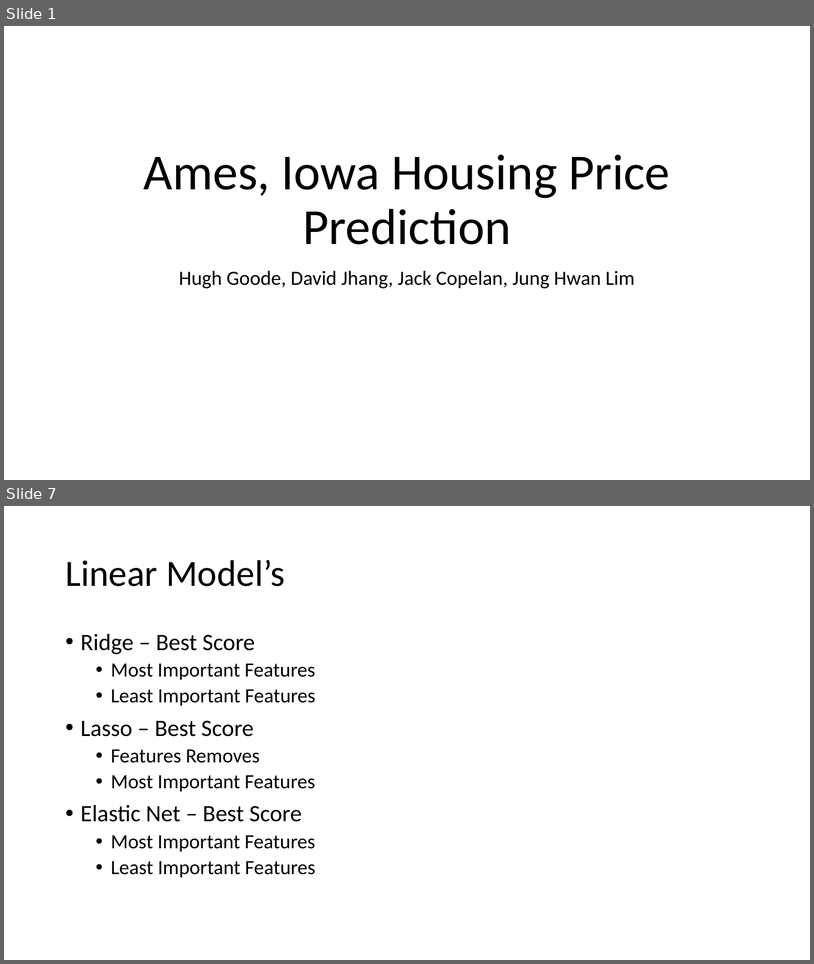
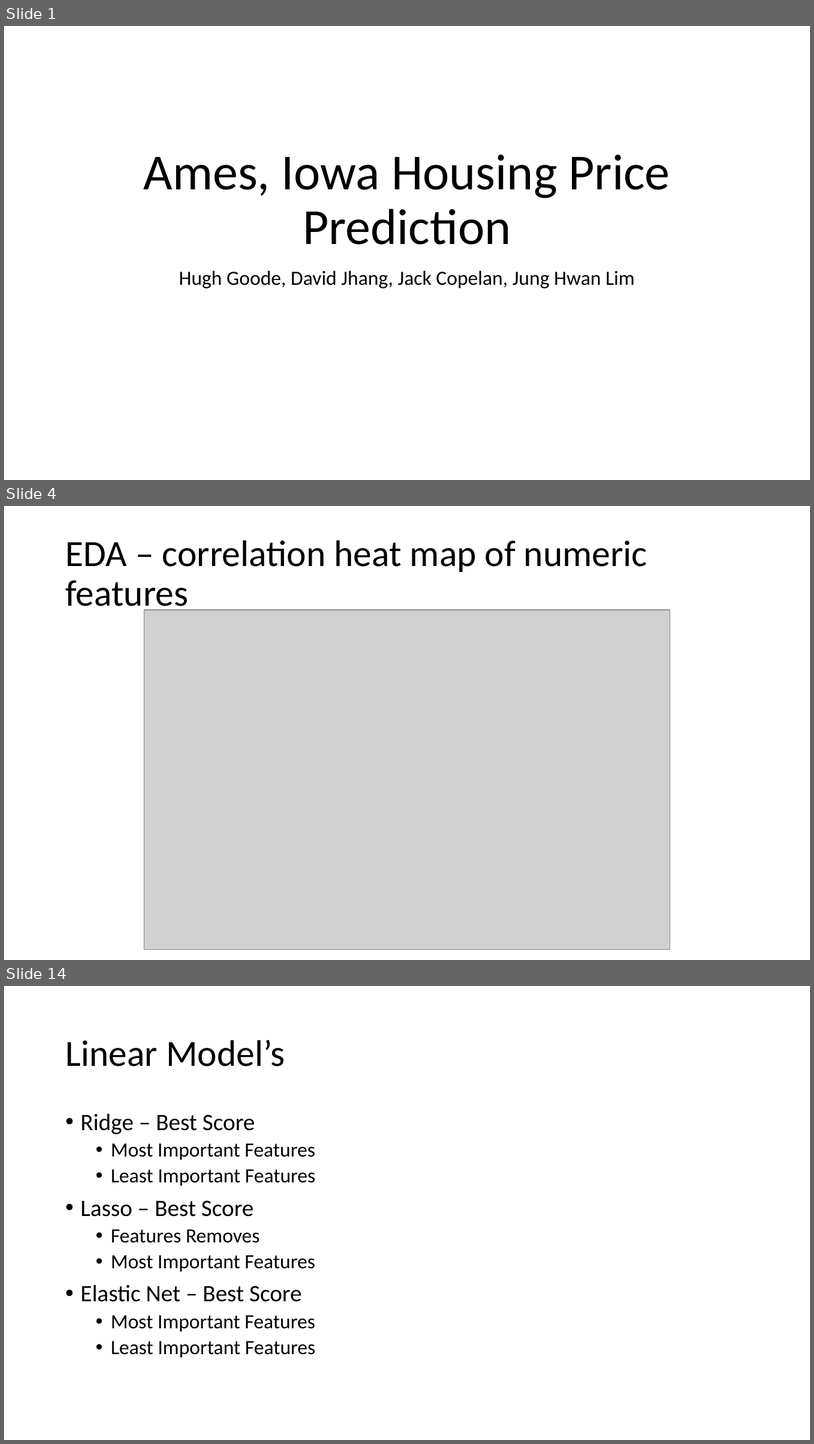
Before and after one commit to djhang99/housing_prices, a slide deck: Draft_Presentation.pptx. Shown one above the other, each under a label of ours: slides 1 and 7 before the commit, slides 1, 4 and 14 after it; the slides between them are not shown. The pictures are 814x964 and 814x1444 pixels, drawn with LibreOffice and Linux fonts; fonts in the diff are those of the drawing; grey boxes stand for pictures. Boxes give left, top, right and bottom in pixels: in the first picture for what was removed or moved away, otherwise in the second. Text is boxed around its words. In the diff, an @@ line names an element or a change of style, - is before the commit and + after.

```diff
--- a/Draft_Presentation.pptx
+++ b/Draft_Presentation.pptx
@@ slide 4 added at (x1=4, y1=506, x2=810, y2=960), background #FFFFFF @@
@@ title added at (x1=65, y1=540, x2=648, y2=615), 44 pt, text #000000 @@
+EDA – correlation heat map of numeric features
@@ picture added at (x1=144, y1=610, x2=671, y2=949) @@
@@ what was slide 7 is now slide 14 @@
```
Also in this commit, not shown: 4 slides changed, 7 other slides added, 1 slide removed.
